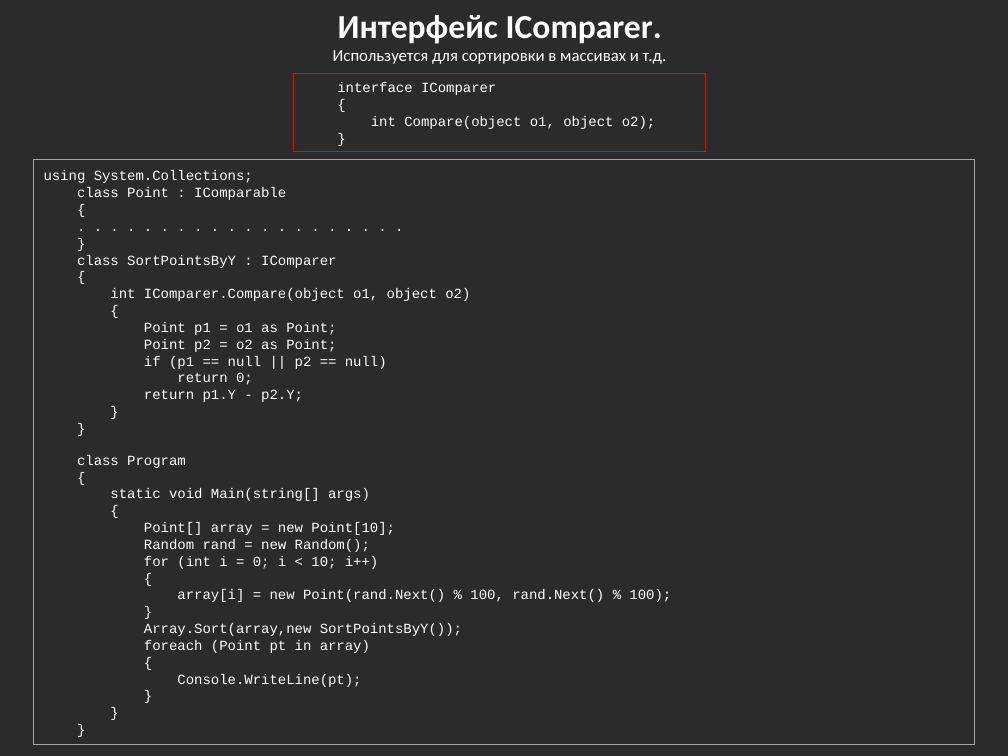
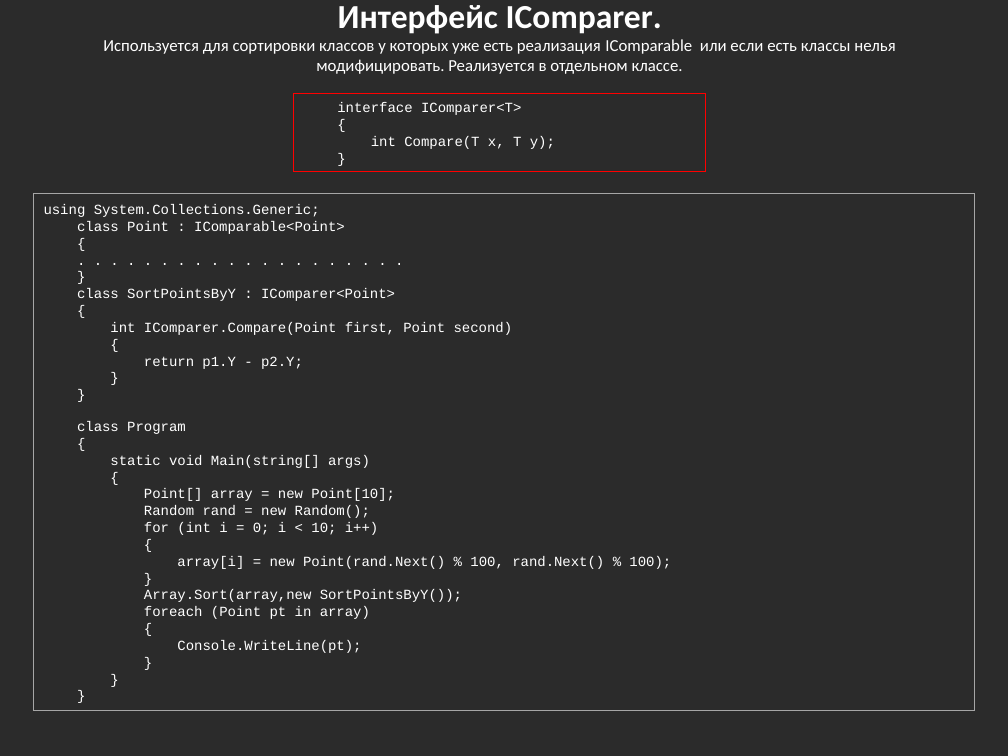
Before and after one commit to bazile/Training, a slide deck: slide 19 of Presentation/lesson-02-oop.pptx. Drawn at 1008x756 pixels with LibreOffice and Linux fonts; fonts in the diff are those of the drawing; background and template pictures are left out; a plain dark background stands for a picture behind light text. Boxes give left, top, right and bottom in pixels: in the first picture for what was removed or moved away, otherwise in the second. Text is boxed around its words. In the diff, an @@ line names an element or a change of style, - is before the commit and + after.

Commit message:
Updated IComparable examples to use generics

```diff
--- a/Presentation/lesson-02-oop.pptx
+++ b/Presentation/lesson-02-oop.pptx
@@ text "Интерфейс IComparer.": place and size @@
-text "Интерфейс IComparer." at box(333, 15, 667, 64)
+text "Интерфейс IComparer." at box(103, 5, 895, 74)
@@ text at box(103, 39, 895, 74): text changed @@
-Используется для сортировки в массивах и т.д.
+Используется для сортировки классов у которых уже есть реализация IComparable или если есть классы нелья модифицировать. Реализуется в отдельном классе.
@@ rectangle "interface IComparer<T>": place and size @@
-rectangle "interface IComparer<T>" at box(294, 74, 706, 151)
+rectangle "interface IComparer<T>" at box(294, 94, 706, 171)
@@ text in rectangle at box(337, 102, 521, 115): text changed @@
-interface IComparer
+interface IComparer<T>
@@ text in rectangle at box(371, 136, 555, 149): text changed @@
-int Compare(object o1, object o2);
+int Compare(T x, T y);
@@ rectangle "using System.Collections.Generic;": place and size @@
-rectangle "using System.Collections.Generic;" at box(33, 159, 974, 745)
+rectangle "using System.Collections.Generic;" at box(33, 194, 974, 711)
@@ text in rectangle at box(44, 204, 345, 234): text changed @@
-using System.Collections;
-class Point : IComparable
+using System.Collections.Generic;
+class Point : IComparable<Point>
@@ text in rectangle at box(77, 288, 395, 301): text changed @@
-class SortPointsByY : IComparer
+class SortPointsByY : IComparer<Point>
@@ text in rectangle at box(110, 322, 513, 335): text changed @@
-int IComparer.Compare(object o1, object o2)
+int IComparer.Compare(Point first, Point second)
@@ text in rectangle at box(144, 322, 387, 385): paragraphs removed @@
-Point p1 = o1 as Point;
-Point p2 = o2 as Point;
-if (p1 == null || p2 == null)
-return 0;
```
Also in this commit, not shown: 1 other slide changed.
